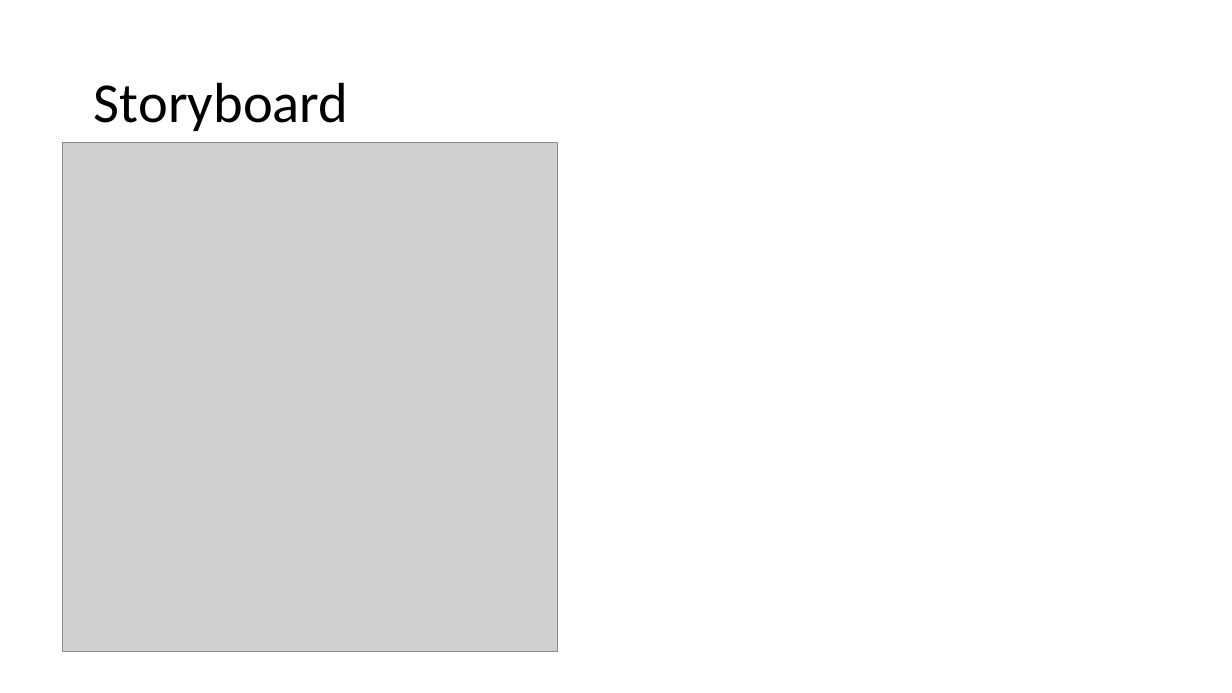
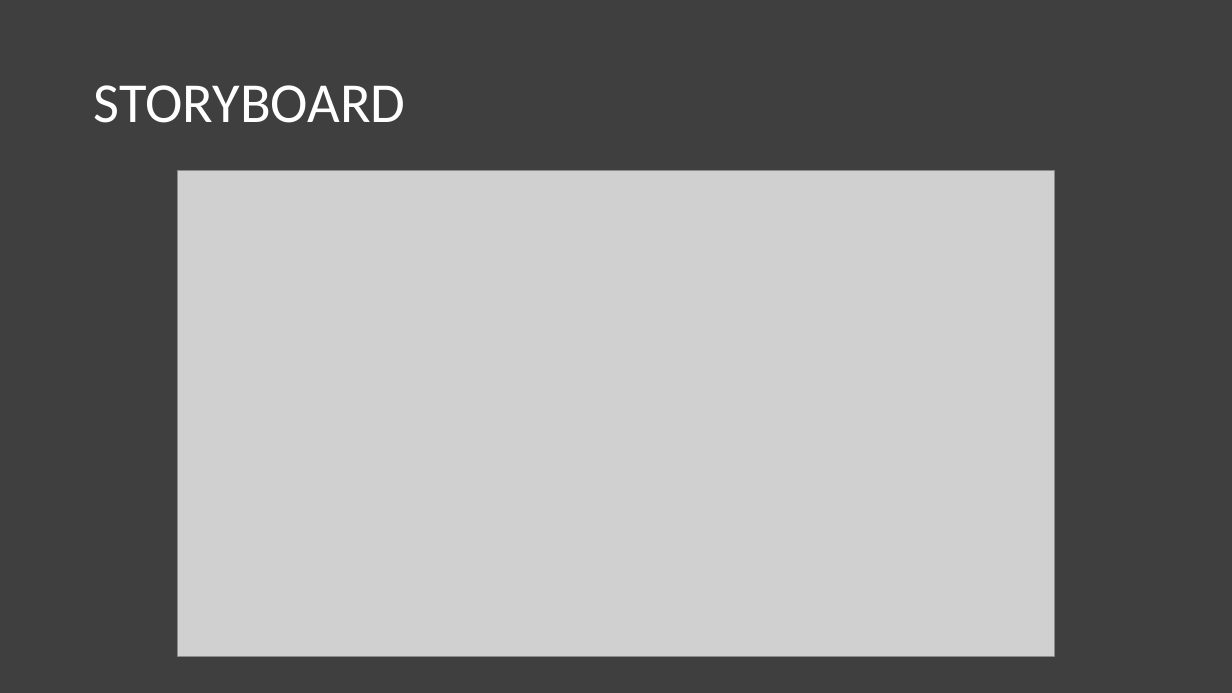
Before and after one commit to tommivitali/MWC2020-Project, a slide deck: slide 4 of presentation/presentazione FAO.pptx. Drawn at 1232x693 pixels with LibreOffice and Linux fonts; fonts in the diff are those of the drawing; grey boxes stand for pictures. Boxes give left, top, right and bottom in pixels: in the first picture for what was removed or moved away, otherwise in the second. Text is boxed around its words. In the diff, an @@ line names an element or a change of style, - is before the commit and + after.

Commit message:
update of storyboard and graphical review of the presentation

```diff
--- a/presentation/presentazione FAO.pptx
+++ b/presentation/presentazione FAO.pptx
@@ background #FFFFFF to #3F3F3F @@
@@ title at (94, 85, 406, 123): text changed; text colour #000000 to #FFFFFF @@
-Storyboard
+STORYBOARD
@@ picture removed at (63, 142, 557, 652) @@
@@ picture added at (177, 171, 1055, 656) @@
```
Also in this commit, not shown: 3 other slides changed, 1 slide added, 1 slide removed, 5 other files.
